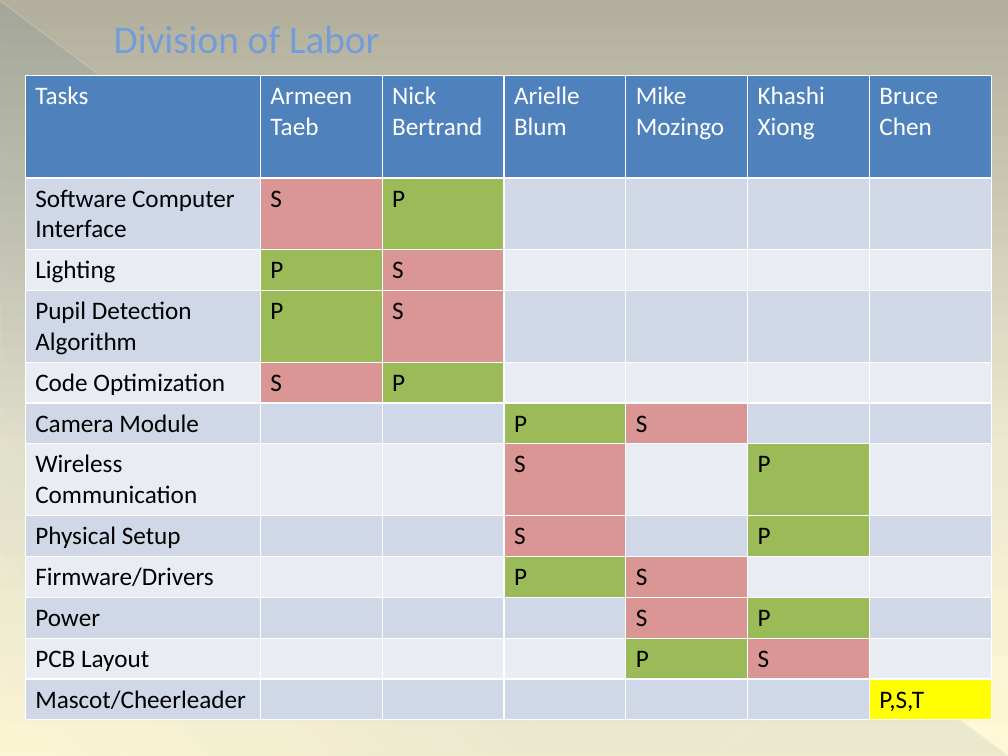
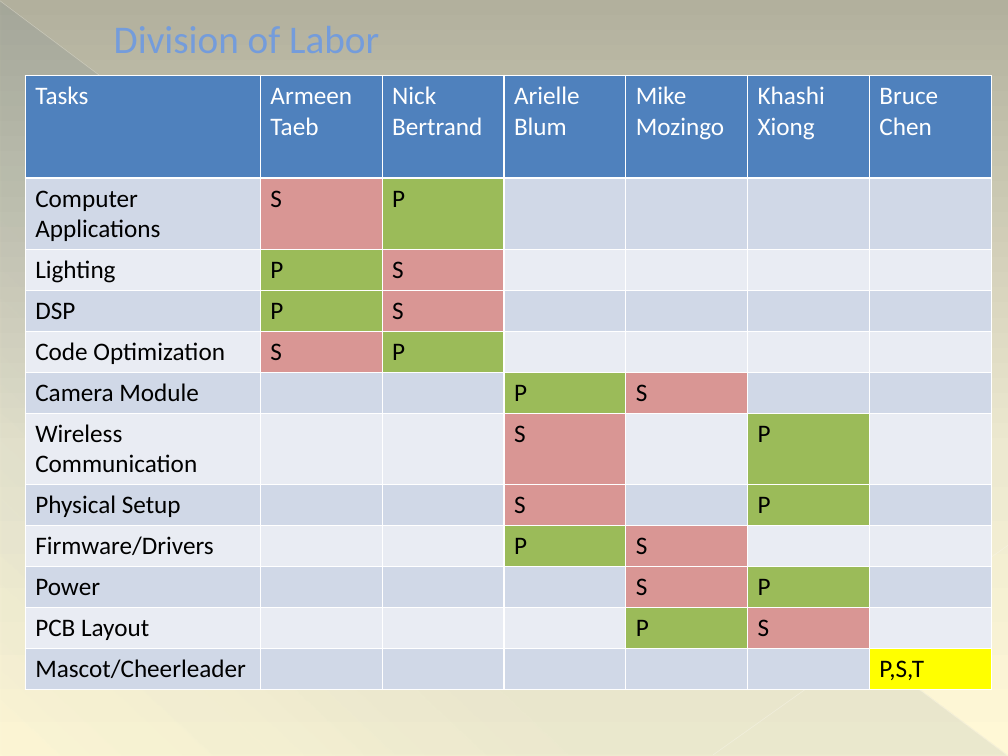
Before and after one commit to ttetelin/eyecu, a slide deck: slide 33 of PDR/PDR.pptx. Drawn at 1008x756 pixels with LibreOffice and Linux fonts; fonts in the diff are those of the drawing. Boxes give left, top, right and bottom in pixels: in the first picture for what was removed or moved away, otherwise in the second. Text is boxed around its words. In the diff, an @@ line names an element or a change of style, - is before the commit and + after.

Commit message:
More random updates to PDR

```diff
--- a/PDR/PDR.pptx
+++ b/PDR/PDR.pptx
@@ table at box(25, 76, 992, 684) @@
-row 2, column 1: Software Computer Interface
+row 2, column 1: Computer Applications
-row 4, column 1: Pupil Detection Algorithm
+row 4, column 1: DSP
```
